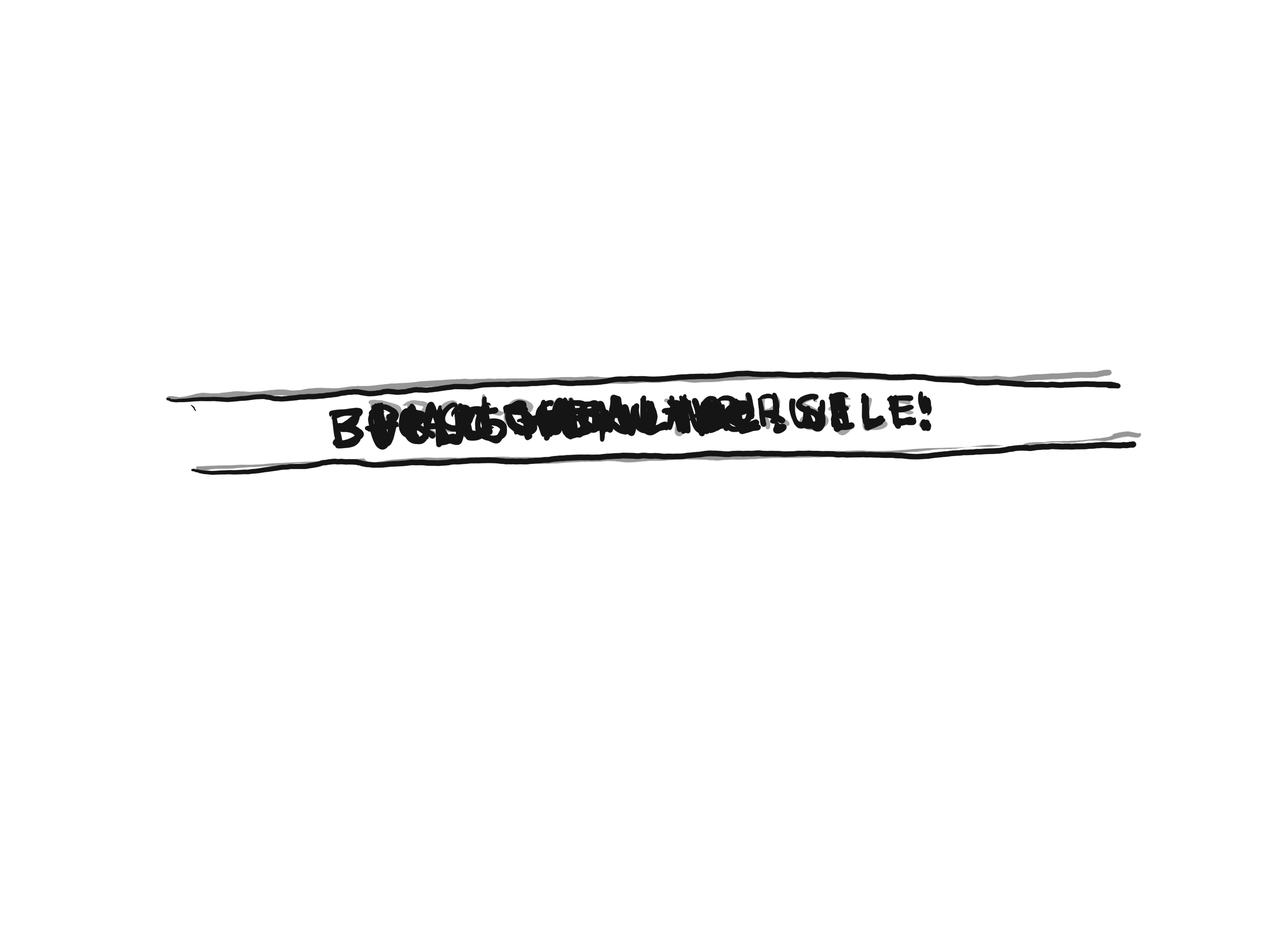
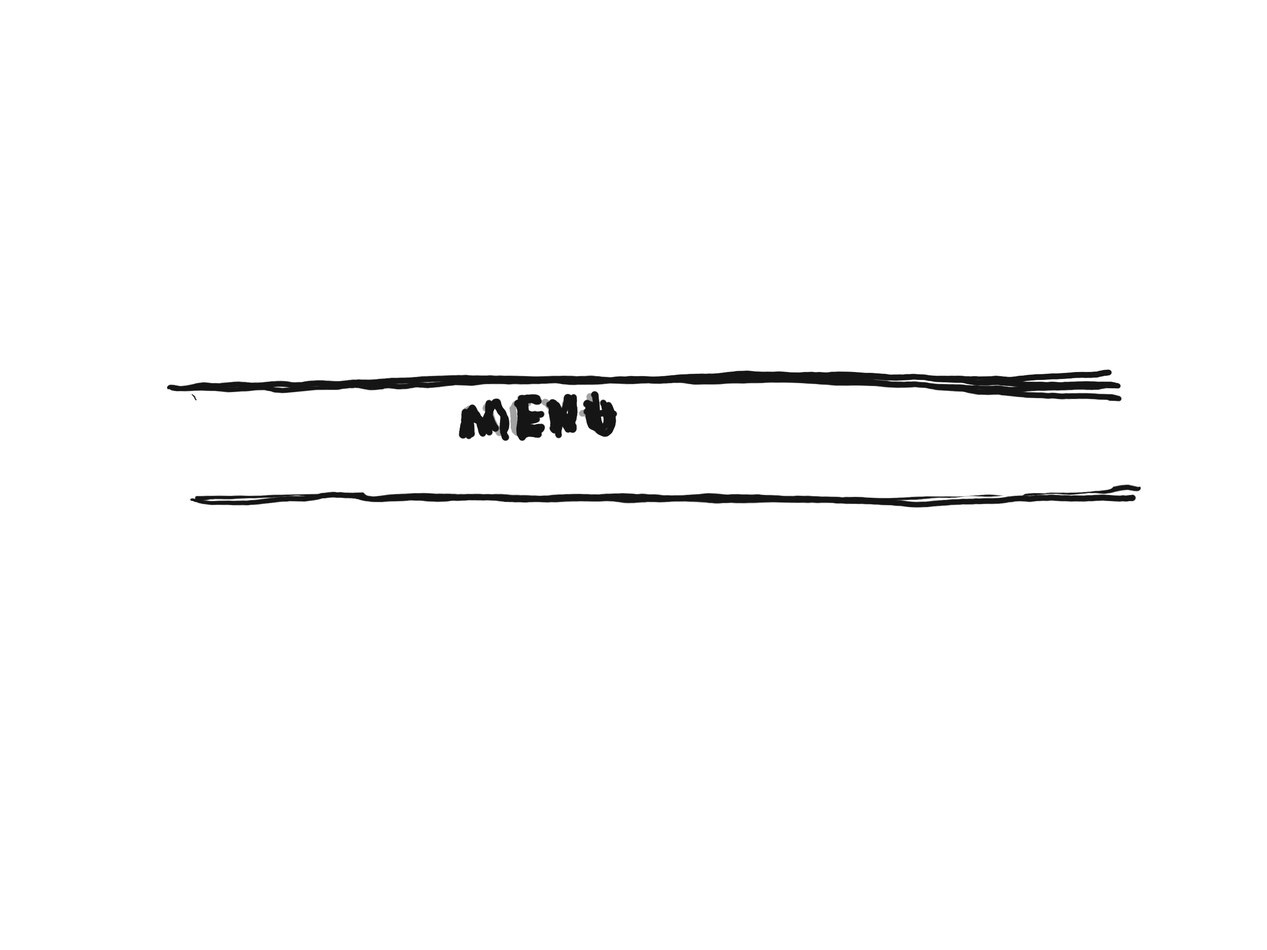
Before/after of a 1267px x 950px layered artwork. What changed in the layer stack:
added layer "menu 2" above "menu 1" over 464, 393, 617, 442
added layer "menu 1" above "next 2" over 467, 393, 611, 438
added layer "next 2" above "next" over 458, 390, 618, 442
added layer "next" (40%) above "bg banner 1 fatter" over 462, 392, 612, 438
added layer "bg banner 1 fatter" above "bg banner 2 fatter" over 166, 373, 1142, 508
added layer "bg banner 2 fatter" above "animation edition2" over 166, 373, 1142, 505
added layer "animation edition2" (56%) above "animation edition1" over 351, 395, 817, 448
added layer "animation edition1" (74%) above "tear down 1" over 351, 396, 817, 447
"protect2": opacity 39% → 100% over 368, 392, 930, 438
"bg banner 2": opacity 45% → 100% over 166, 369, 1142, 472
